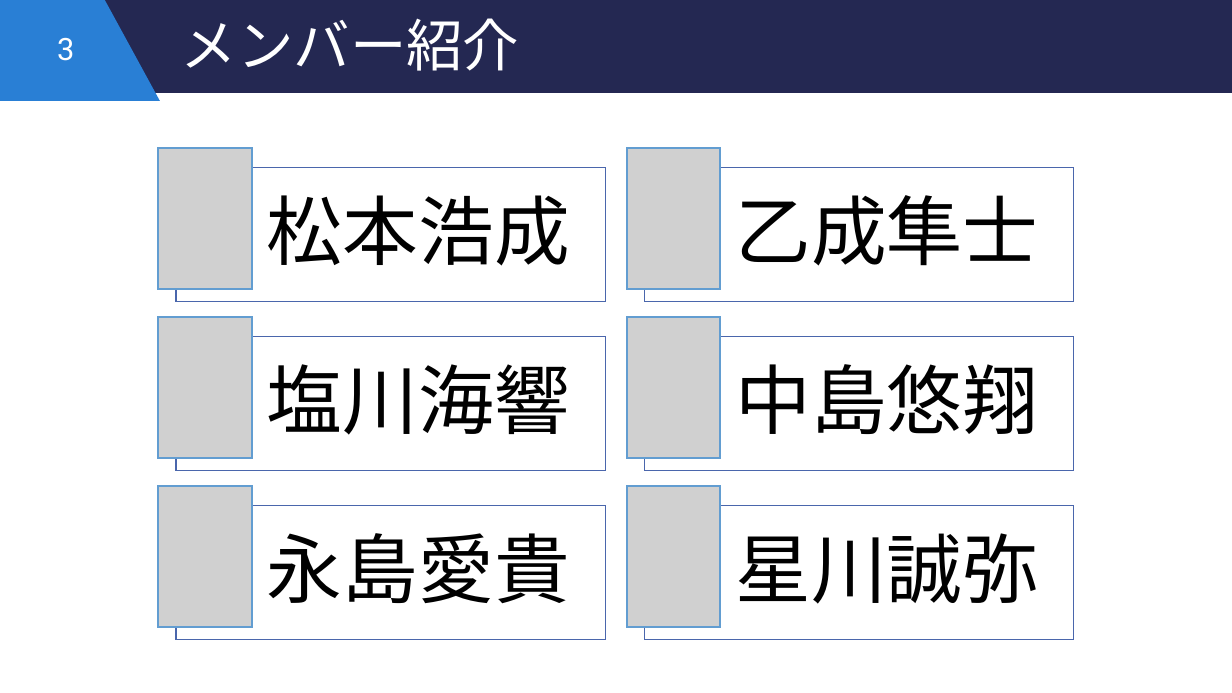
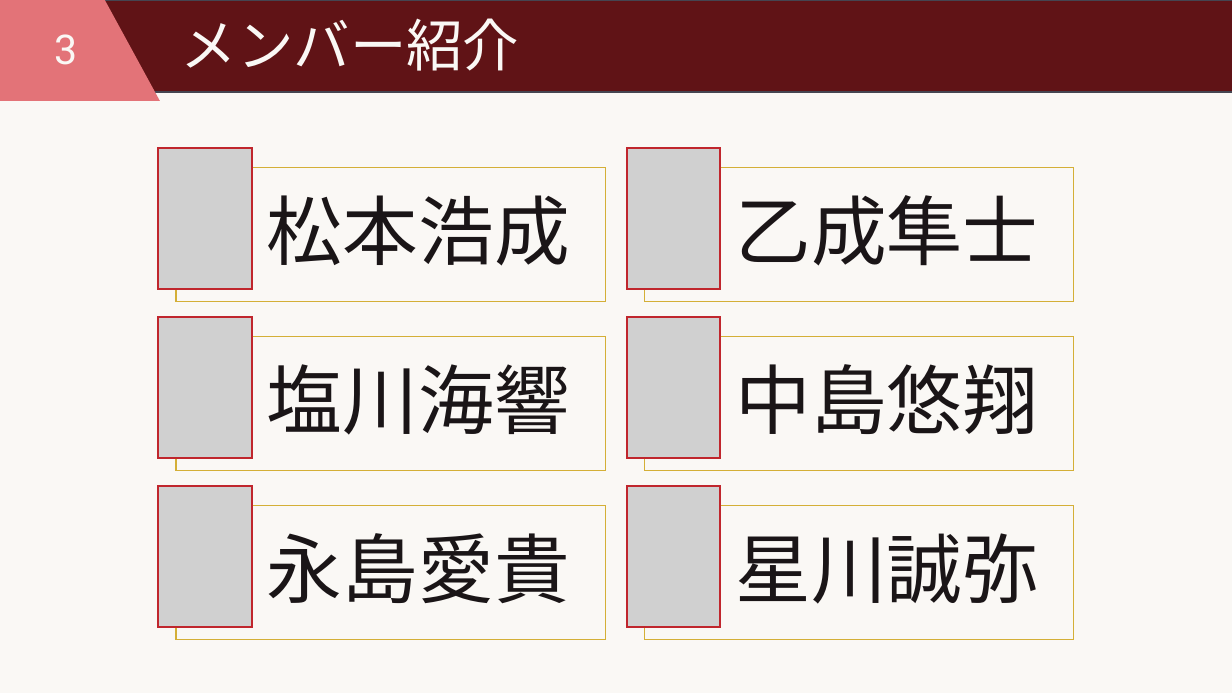
Before and after one commit to SanaeProject/CFMS, a slide deck: slide 3 of presentation/企画発表プレゼン.pptx. Drawn at 1232x693 pixels with LibreOffice and Linux fonts; fonts in the diff are those of the drawing; grey boxes stand for pictures. Boxes give left, top, right and bottom in pixels: in the first picture for what was removed or moved away, otherwise in the second. Text is boxed around its words. In the diff, an @@ line names an element or a change of style, - is before the commit and + after.

```diff
--- a/presentation/企画発表プレゼン.pptx
+++ b/presentation/企画発表プレゼン.pptx
@@ background #FFFFFF to #FAF8F5 @@
@@ rectangle at [0,0,1232,92]: fill #242852 to #601316; outline #242852 1.5 pt to #454551 1.5 pt @@
@@ rectangle at [0,0,104,100]: fill #297FD5 to #E37378; outline #297FD5 1.5 pt to #E37378 1.5 pt @@
@@ page number at [54,34,77,65]: size 24 to 32 pt, text colour #FFFFFF to #FAF8F5 @@
@@ triangle at [49,0,158,100]: fill #297FD5 to #E37378; outline #297FD5 1.5 pt to #E37378 1.5 pt @@
@@ title "メンバー紹介" at [181,18,520,71]: text colour #FFFFFF to #FAF8F5 @@
@@ text colour #000000 to #1A1517 in 6 elements at [267,195,570,266], [735,195,1038,266], [267,364,570,435], [735,364,1038,434], [267,533,570,603], [735,533,1038,604] @@
@@ fill #FFFFFF at 40% opacity to #FAF8F5 at 40% opacity; outline #4A66AC 1 pt to #D4AF37 1 pt in 6 elements at [177,167,606,301], [644,167,1074,301], [177,336,606,470], [644,336,1074,470], [177,506,606,640], [644,506,1074,640] @@
```
Also in this commit, not shown: 13 other slides changed, 3 slides added.
